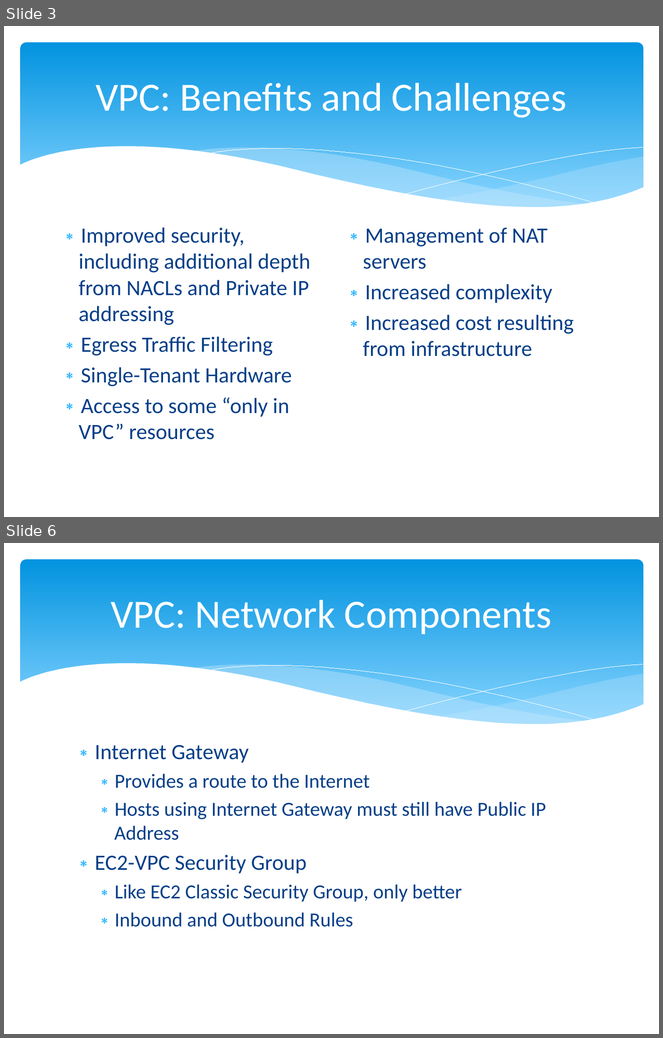
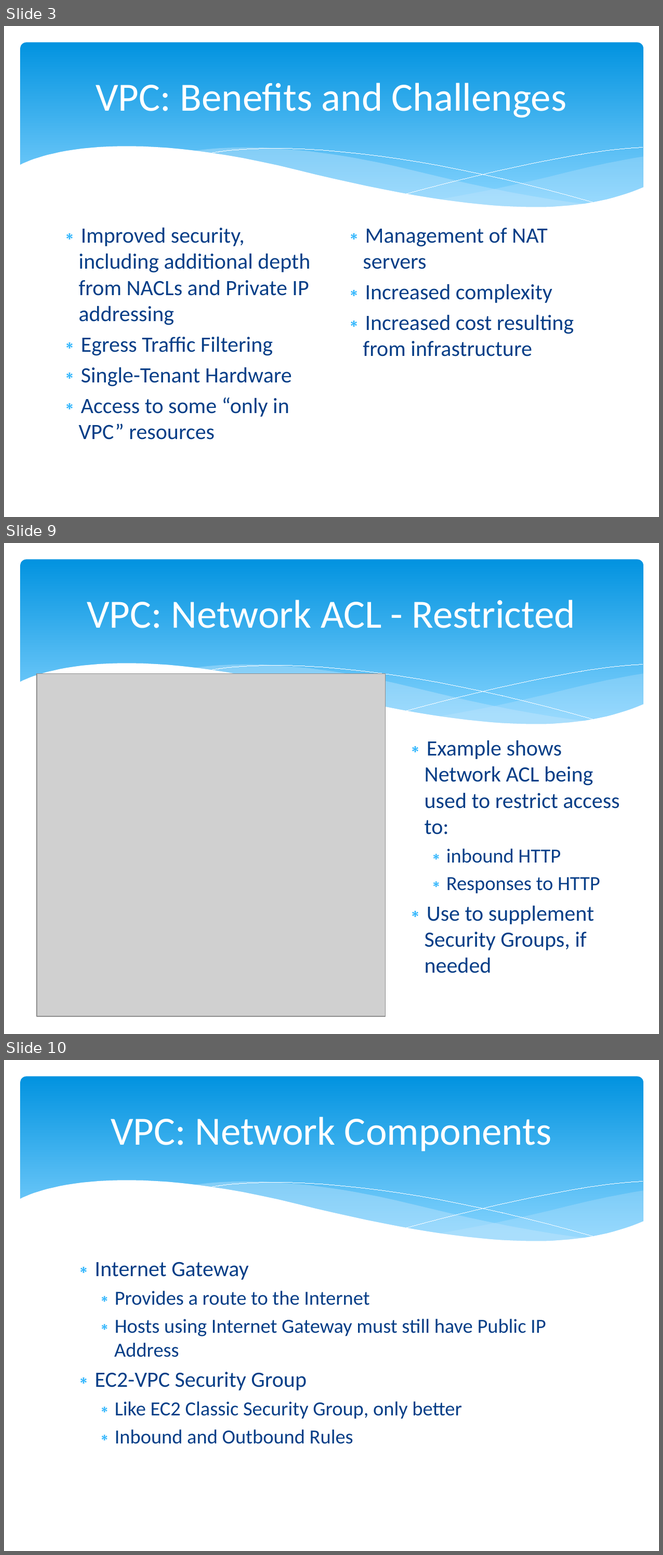
Before and after one commit to cloudavail/awstraining, a slide deck: aws-vpc/aws-vpc.pptx. Shown one above the other, each under a label of ours: slides 3 and 6 before the commit, slides 3, 9 and 10 after it; the slides between them are not shown. The pictures are 663x1038 and 663x1555 pixels, drawn with LibreOffice and Linux fonts; fonts in the diff are those of the drawing; grey boxes stand for pictures. Boxes give left, top, right and bottom in pixels: in the first picture for what was removed or moved away, otherwise in the second. Text is boxed around its words. In the diff, an @@ line names an element or a change of style, - is before the commit and + after.

```diff
--- a/aws-vpc/aws-vpc.pptx
+++ b/aws-vpc/aws-vpc.pptx
@@ slide 9 added at bbox=[4, 543, 659, 1034], background #FFFFFF; not listed: 6 template elements that a slide beside it also shows @@
@@ title added at bbox=[87, 600, 575, 628], 44 pt, text #FFFFFF @@
+VPC: Network ACL - Restricted
@@ picture added at bbox=[37, 674, 385, 1017] @@
@@ text added at bbox=[425, 740, 620, 974], 24 pt, text #073E87 @@
+∗ Example shows Network ACL being used to restrict access to:
+  ∗ inbound HTTP
+  ∗ Responses to HTTP
+∗ Use to supplement Security Groups, if needed
@@ what was slide 6 is now slide 10 @@
```
Also in this commit, not shown: 2 slides changed, 3 other slides added, 1 slide removed, 3 other files.
